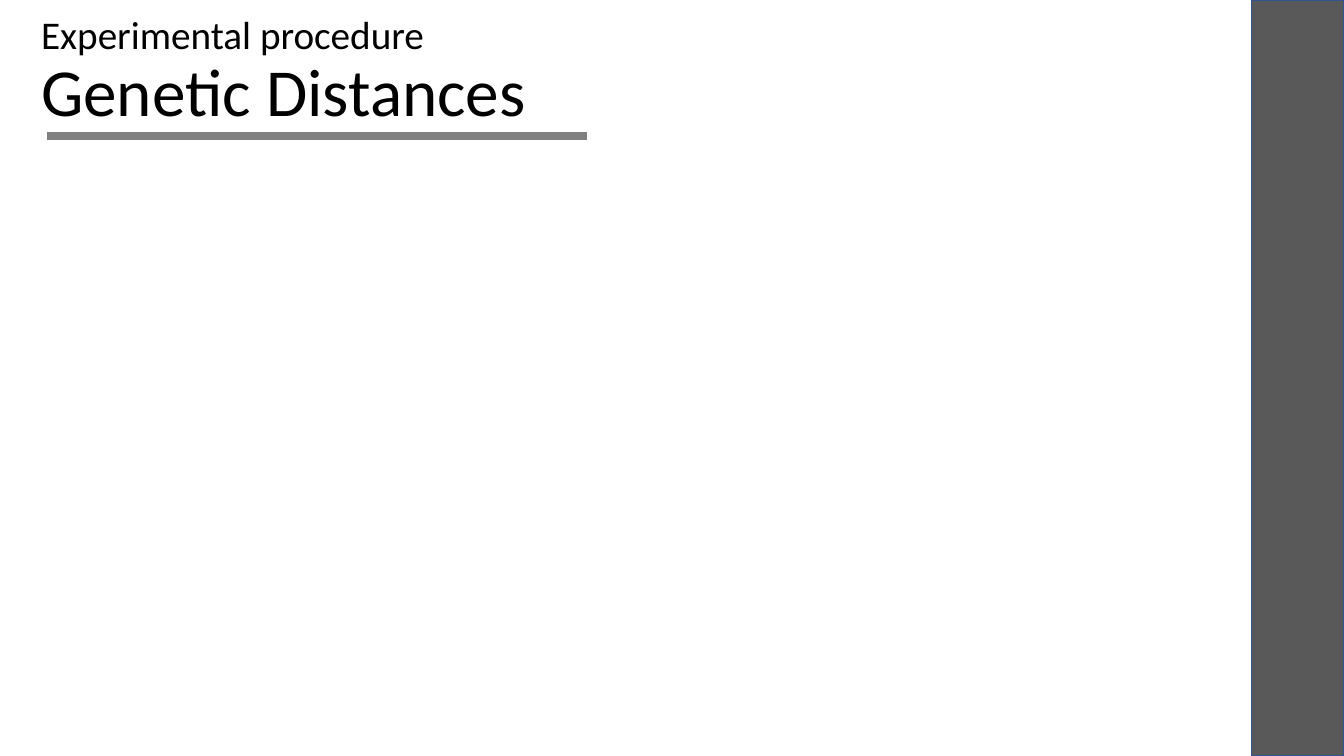
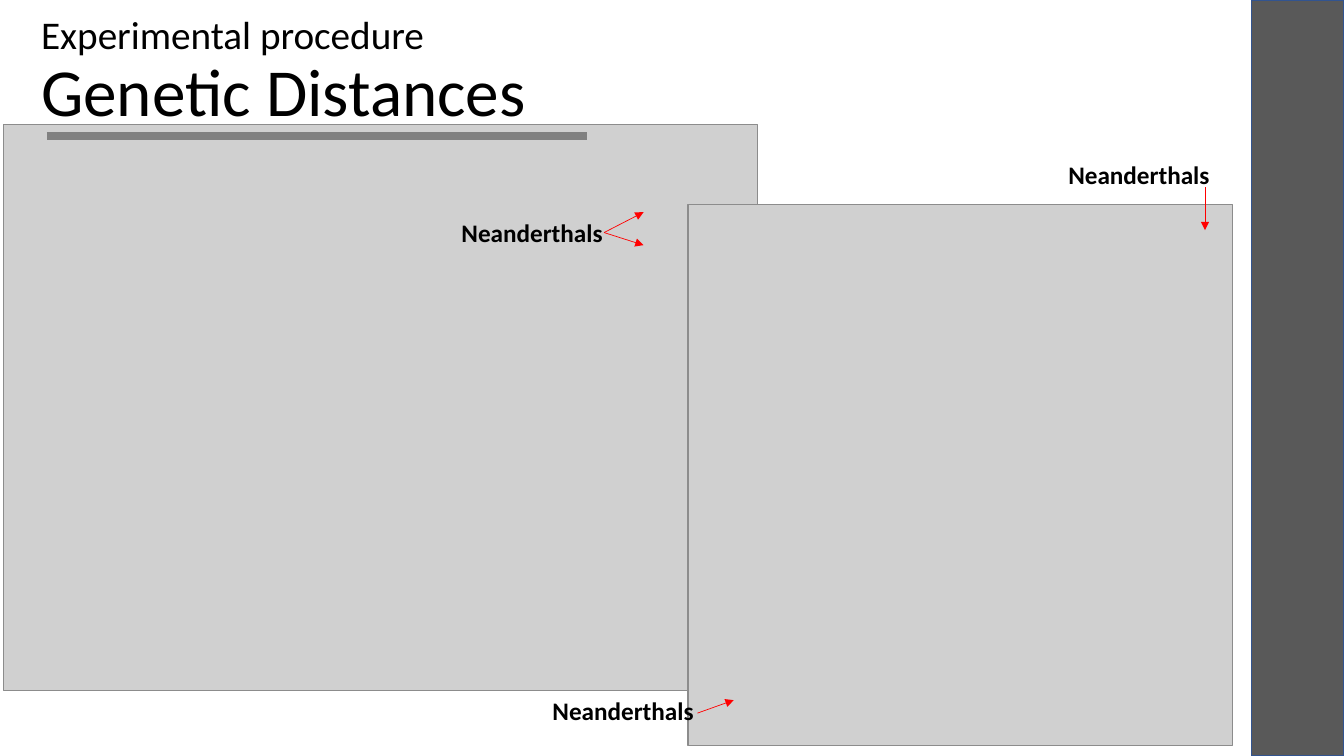
Before and after one commit to laksannathan/Biopython, a slide deck: slide 8 of humans_demo/Humans.pptx. Drawn at 1344x756 pixels with LibreOffice and Linux fonts; fonts in the diff are those of the drawing; grey boxes stand for pictures. Boxes give left, top, right and bottom in pixels: in the first picture for what was removed or moved away, otherwise in the second. Text is boxed around its words. In the diff, an @@ line names an element or a change of style, - is before the commit and + after.

```diff
--- a/humans_demo/Humans.pptx
+++ b/humans_demo/Humans.pptx
@@ picture added at (3, 125, 758, 691) @@
@@ text added at (1068, 166, 1209, 190), 18 pt, text #000000, bold @@
+Neanderthals
@@ picture added at (689, 205, 1233, 745) @@
@@ arrow added from (1205, 188) to (1205, 230), #FF0000 0.5 pt @@
@@ text added at (461, 224, 602, 242), 18 pt, text #000000, bold @@
+Neanderthals
@@ arrow added from (604, 233) to (643, 213), #FF0000 0.5 pt @@
@@ arrow added from (604, 233) to (643, 245), #FF0000 0.5 pt @@
@@ text added at (552, 700, 693, 727), 18 pt, text #000000, bold @@
+Neanderthals
@@ arrow added from (698, 714) to (734, 701), #FF0000 0.5 pt @@
```
Also in this commit, not shown: 4 other slides changed.
